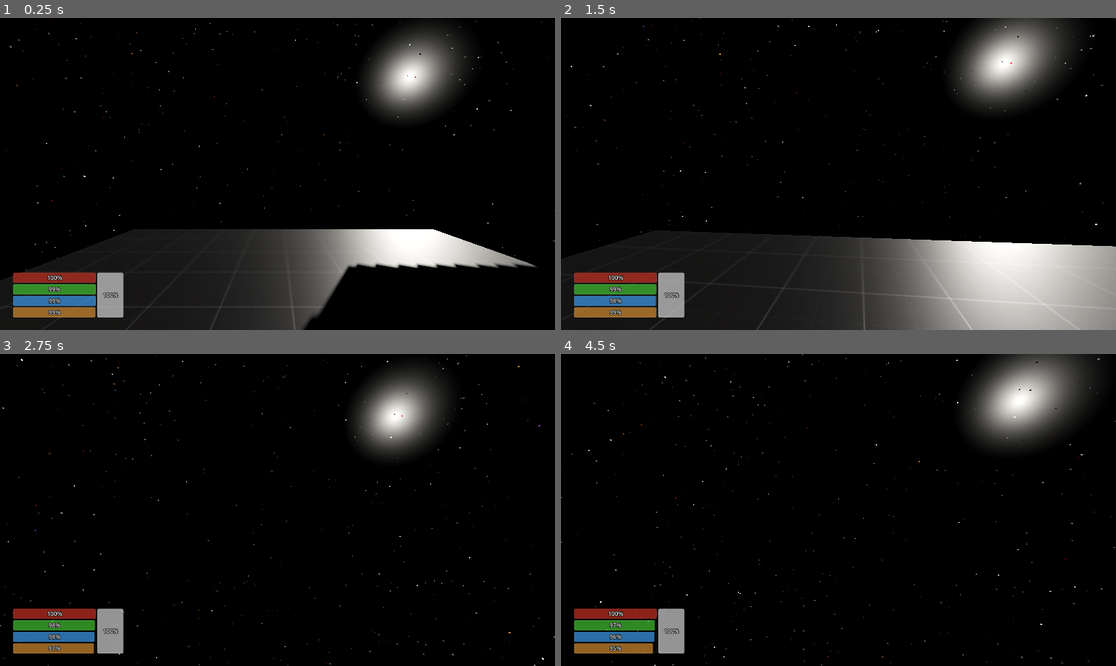
Above: before the commit, frames 1-4 (two rows, left to right).
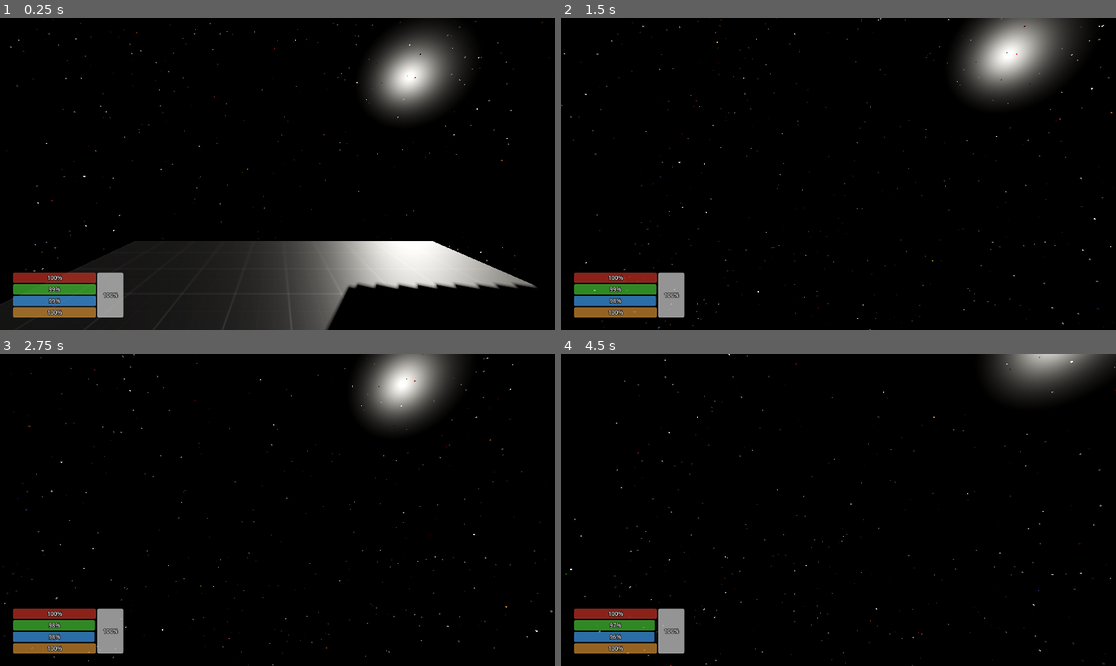
Above: after the commit, the same moments.

Repository: Clagonova/CosmicEchoes
Game: Godot game, scene res://levels/prototype/PrototypeLevel.tscn
The game is run twice, just before and just after one commit, with the same random seed, the same clock (stepped at 60 frames per second) and the same inputs.
Inputs (mouse positions are in pixels of both pictures, inside the frame that each line leads up to):
- Up to frame 1 (0.25 s): no input
- Up to frame 2 (1.5 s): move the mouse to (866, 174) at 0.52 s; hold C (crouch) 0.53-1.28 s; hold W (move_forward) from 0.53 s (still down); tap Space (jump) at 0.77, 1.07 s; tap Shift (sprint) at 0.8, 1.35 s; move the mouse to (810, 174) at 1.27 s
- Up to frame 3 (2.75 s): keep holding W (move_forward); tap Space (jump) at 1.52, 1.55, 1.82 s; move the mouse to (288, 503) at 2.02 s; hold Space (jump) from 2.03 s (still down); tap C (crouch) at 2.3 s
- Up to frame 4 (4.5 s): keep holding W (move_forward); move the mouse to (832, 516) at 2.77 s; release Space (jump) at 2.78 s; tap C (crouch) at 2.85, 4.35 s; tap Space (jump) at 3.02, 3.32, 3.77, 3.8, 4.07 s; tap Shift (sprint) at 3.05 s; move the mouse to (877, 513) at 3.52 s; hold Shift (sprint) 3.53-4.28 s; move the mouse to (794, 506) at 4.27 s

The runs differ from the first frame. In frame 1, 5.7% of the frame differs, in the area x 0-100%, y 0-100%; in frame 2, 22%; in frame 3, 4.8%; in frame 4, 5.4%.

Commit message:
ZeroG Implementation v1
Gravity overhaul with ZeroG, version 1.

Diff:
--- a/levels/prototype/PrototypeLevel.tscn
+++ b/levels/prototype/PrototypeLevel.tscn
@@ -96,3 +96,18 @@
 
 [node name="Player" parent="." instance=ExtResource("1_7wkp4")]
 transform = Transform3D(1, 0, 0, 0, 1, 0, 0, 0, 1, -0.204841, 1.13644, 1.83256)
+walk_speed = 4.0
+run_speed = 7.0
+gravity = 12.0
+accel = 8.0
+decel = 10.0
+min_jump_force = 2.0
+max_jump_force = 3.0
+jump_hold_time = 0.2
+crouch_height = 0.9
+stand_height = 1.8
+crouch_speed = 2.5
+mouse_sens = 0.1
+mouse_smooth = 0.5
+max_sway_angle = 1.75
+sway_speed = 15.0
--- a/project.godot
+++ b/project.godot
@@ -14,10 +14,6 @@
 run/main_scene="uid://6n0eof8k4mvo"
 config/features=PackedStringArray("4.4", "Forward Plus")
 config/icon="res://icon.svg"
-
-[display]
-
-window/size/mode=3
 
 [input]
 
@@ -81,6 +77,11 @@
 "events": [Object(InputEventKey,"resource_local_to_scene":false,"resource_name":"","device":-1,"window_id":0,"alt_press …(189 unchanged characters)…
 ]
 }
+debug_switch_gravity={
+"deadzone": 0.2,
+"events": [Object(InputEventKey,"resource_local_to_scene":false,"resource_name":"","device":-1,"window_id":0,"alt_pressed":false,"shift_pressed":false,"ctrl_pressed":true,"meta_pressed":false,"pressed":false,"keycode":0,"physical_keycode":48,"key_label":0,"unicode":0,"location":0,"echo":false,"script":null)
+]
+}
 
 [rendering]
 
--- a/scenes/player/Player.tscn
+++ b/scenes/player/Player.tscn
@@ -9,21 +9,6 @@
 
 [node name="Player" type="CharacterBody3D"]
 script = ExtResource("1_wr5hl")
-walk_speed = null
-run_speed = null
-gravity = null
-accel = null
-decel = null
-min_jump_force = null
-max_jump_force = null
-jump_hold_time = null
-crouch_height = null
-stand_height = null
-crouch_speed = null
-mouse_sens = null
-mouse_smooth = null
-max_sway_angle = null
-sway_speed = null
 
 [node name="Vitals" parent="." instance=ExtResource("2_4kuee")]
 transform = Transform3D(1, 0, 0, 0, 1, 0, 0, 0, 1, 0, 0.9, 0)
--- a/scenes/player/player.gd
+++ b/scenes/player/player.gd
@@ -20,6 +20,10 @@
 @export var crouch_height := 0.9
 @export var stand_height := 1.8
 @export var crouch_speed := 2.5
+
+# --- Thruster ---
+@export var thruster_force := 18.0
+@export var thruster_oxygen_rate := 8.0
 
 # --- Camera ---
 @export var mouse_sens := 0.1
@@ -39,6 +43,7 @@
 var collision_shape
 var ceiling_check
 var current_height := 0.0
+var is_in_space := true  # ileride gravity system ile değişecek
 
 var yaw := 0.0
 var pitch := 0.0
@@ -77,66 +82,89 @@
 	# --- INPUT ---
 	var input_dir = Input.get_vector("move_left", "move_right", "move_forward", "move_back")
 	var direction = (transform.basis * Vector3(input_dir.x, 0, input_dir.y)).normalized()
-
 	var moving = direction.length() > 0.01
 	var crouch_pressed = Input.is_action_pressed("crouch")
 	var sprint_pressed = Input.is_action_pressed("sprint")
 
+	# --- DEBUG GRAVITY SWITCH ---
+	if Input.is_action_just_pressed("debug_switch_gravity"):
+		is_in_space = not is_in_space
+
 	# --- STATE DETERMINATION ---
-	if not is_on_floor():
-		state = PlayerState.JUMPING
-	elif crouch_pressed or ceiling_check.is_colliding():
-		# Tuşa basılıysa veya kafanda tavan varsa CROUCHING
-		state = PlayerState.CROUCHING
-	elif moving:
-		state = PlayerState.RUNNING if sprint_pressed else PlayerState.WALKING
+	if is_in_space:
+		state = PlayerState.ZEROG
 	else:
-		state = PlayerState.IDLE
-
+		if not is_on_floor():
+			state = PlayerState.JUMPING
+		elif crouch_pressed or ceiling_check.is_colliding():
+			state = PlayerState.CROUCHING
+		elif moving:
+			state = PlayerState.RUNNING if sprint_pressed else PlayerState.WALKING
+		else:
+			state = PlayerState.IDLE
+
+	# --- Fatigue drain ---
 	vitals.apply_fatigue_drain(state, delta)
 
-	# --- SPEED ---
-	var speed = walk_speed
-	match state:
-		PlayerState.RUNNING:
-			speed = run_speed
-		PlayerState.CROUCHING:
-			speed = crouch_speed
-
-	# --- VELOCITY X/Z ---
-	var target_velocity = direction * speed
-	velocity.x = lerp(velocity.x, target_velocity.x, accel * delta if moving else decel * delta)
-	velocity.z = lerp(velocity.z, target_velocity.z, accel * delta if moving else decel * delta)
-
-	# --- JUMP ---
-	if is_on_floor():
-		velocity_y = 0.0
-		jumping = false
-		jump_timer = 0.0
-
-		if Input.is_action_just_pressed("jump") and state != PlayerState.CROUCHING:
-			# sadece CROUCHING değilken zıpla
-			velocity_y = min_jump_force
-			jumping = true
+	# --- MOVEMENT ---
+	if state == PlayerState.ZEROG:
+		# ZeroG thruster kontrolü
+		var thrust_input = Vector3.ZERO
+		thrust_input += direction
+		if Input.is_action_pressed("jump"): # yukarı
+			thrust_input.y += 1.0
+		if crouch_pressed: # aşağı
+			thrust_input.y -= 1.0
+
+		if thrust_input.length() > 0.01:
+			velocity += thrust_input.normalized() * thruster_force * delta
+			# burada vitals.oxygen drain eklenebilir
+		else:
+			velocity = lerp(velocity, Vector3.ZERO, delta * 0.5)
+
 	else:
-		velocity_y -= gravity * delta
-
-	if jumping and Input.is_action_pressed("jump") and jump_timer < jump_hold_time:
-		var t = jump_timer / jump_hold_time
-		var extra_force = lerp(min_jump_force, max_jump_force, t)
-		velocity_y = extra_force
-		jump_timer += delta
-
-	velocity.y = velocity_y
-
-	# --- CROUCH HEIGHT & HEAD POSITION ---
-	var target_height = stand_height if state != PlayerState.CROUCHING else crouch_height
-	current_height = lerp(current_height, target_height, delta * 10.0)
-	collision_shape.shape.height = current_height
-	collision_shape.position.y = current_height / 2.0
-
-	var target_head_pos = Vector3(0, 1.6, 0) if state != PlayerState.CROUCHING else Vector3(0, 0.9, 0)
-	head.position = head.position.lerp(target_head_pos, delta * 10.0)
+		# --- SPEED ---
+		var speed = walk_speed
+		match state:
+			PlayerState.RUNNING:
+				speed = run_speed
+			PlayerState.CROUCHING:
+				speed = crouch_speed
+
+		# --- VELOCITY X/Z ---
+		var target_velocity = direction * speed
+		velocity.x = lerp(velocity.x, target_velocity.x, accel * delta if moving else decel * delta)
+		velocity.z = lerp(velocity.z, target_velocity.z, accel * delta if moving else decel * delta)
+
+		# --- JUMP ---
+		if is_on_floor():
+			velocity_y = 0.0
+			jumping = false
+			jump_timer = 0.0
+
+			if Input.is_action_just_pressed("jump") and state != PlayerState.CROUCHING:
+				velocity_y = min_jump_force
+				jumping = true
+		else:
+			velocity_y -= gravity * delta
+
+		if jumping and Input.is_action_pressed("jump") and jump_timer < jump_hold_time:
+			var t = jump_timer / jump_hold_time
+			var extra_force = lerp(min_jump_force, max_jump_force, t)
+			velocity_y = extra_force
+			jump_timer += delta
+
+		velocity.y = velocity_y
+
+	# --- CROUCH HEIGHT ---
+	if state != PlayerState.ZEROG:
+		var target_height = stand_height if state != PlayerState.CROUCHING else crouch_height
+		current_height = lerp(current_height, target_height, delta * 10.0)
+		collision_shape.shape.height = current_height
+		collision_shape.position.y = current_height / 2.0
+
+		var target_head_pos = Vector3(0, 1.6, 0) if state != PlayerState.CROUCHING else Vector3(0, 0.9, 0)
+		head.position = head.position.lerp(target_head_pos, delta * 10.0)
 
 	# --- SWAY ---
 	var lateral_velocity = velocity.dot(transform.basis.x)
@@ -170,6 +198,9 @@
 		PlayerState.JUMPING:
 			target_breath_speed = 1.8
 			target_breath_amplitude = 0.04
+		PlayerState.ZEROG:
+			target_breath_speed = 1.5
+			target_breath_amplitude = 0.035
 
 	current_breath_speed = lerp(current_breath_speed, target_breath_speed, delta * 2.0)
 	current_breath_amplitude = lerp(current_breath_amplitude, target_breath_amplitude, delta * 2.0)
--- a/scenes/player/player_states.gd
+++ b/scenes/player/player_states.gd
@@ -3,5 +3,6 @@
 	WALKING,
 	RUNNING,
 	CROUCHING,
-	JUMPING
+	JUMPING,
+	ZEROG
 }
--- a/scenes/player/vitals.gd
+++ b/scenes/player/vitals.gd
@@ -2,16 +2,21 @@
 
 const PlayerState = preload("res://scenes/player/player_states.gd").PlayerState
 
-# Temel hayatta kalma değerleri
+signal oxygen_depleted
+signal oxygen_low(new_value: float)
+
+# --- Temel hayatta kalma değerleri
 @export var max_health := 100.0
 @export var max_hunger := 100.0
 @export var max_thirst := 100.0
 @export var max_fatigue := 100.0
+@export var max_oxygen := 100.0
 
 var health := max_health
 var hunger := max_hunger
 var thirst := max_thirst
 var fatigue := max_fatigue
+var oxygen := max_oxygen
 
 # Harcama oranları
 @export var fatigue_idle_drain := 0.1
@@ -19,49 +24,70 @@
 @export var fatigue_run_drain := 1.0
 @export var fatigue_jump_drain := 1.3
 @export var fatigue_crouch_drain := 0.25
+@export var oxygen_vacuum_drain := 0.0
 
-# Değer değişim hızları (her saniye)
+# Decay/recovery
 @export var hunger_decay_rate := 0.5
 @export var thirst_decay_rate := 0.7
-@export var fatigue_recovery_rate := 10
+@export var fatigue_recovery_rate := 10.0
+@export var oxygen_recovery_rate := 10.0
 
-# Durum güncellemesi
+# Çalışma flagleri
+var in_habitat := false  # gemi içi, oksijen takviyesi olan alan
+var oxygen_low_threshold := 0.15  # %15 altına düşerse "low" sinyali
+
+
 func _process(delta):
-	# Açlık ve susuzluk azalışı
-	hunger = max(hunger - hunger_decay_rate * delta, 0)
-	thirst = max(thirst - thirst_decay_rate * delta, 0)
+	# Açlık / susuzluk
+	hunger = max(hunger - hunger_decay_rate * delta, 0.0)
+	thirst = max(thirst - thirst_decay_rate * delta, 0.0)
 
-	# Eğer açlık veya susuzluk sıfırsa sağlığı azalt
-	if hunger <= 0 or thirst <= 0:
-		health = max(health - 5.0 * delta, 0)
+	# Sağlık düşürme (açlık veya susuzluk kritikse)
+	if hunger <= 0.0 or thirst <= 0.0:
+		health = max(health - 5.0 * delta, 0.0)
 
+	# Oksijen: habitatta dol, dışarıdaysa pasif drain (opsiyonel)
+	if in_habitat:
+		if oxygen < max_oxygen:
+			oxygen = min(oxygen + oxygen_recovery_rate * delta, max_oxygen)
+	else:
+		if oxygen_vacuum_drain > 0.0:
+			oxygen = max(oxygen - oxygen_vacuum_drain * delta, 0.0)
+
+	# Oksijen bittiğinde sağlık azalabilir (isteğe göre ayarla)
+	if oxygen <= 0.0:
+		health = max(health - 10.0 * delta, 0.0)  # oksijen bittiğinde zarar
+
+	# Basit fatigue recovery (örnek: durunca geri dolar)
+	#if fatigue < max_fatigue:
+	#	fatigue = min(fatigue + fatigue_recovery_rate * delta, max_fatigue)
+
+
+# --- Fatigue / stamina API (senin mevcut fonksiyonları korudum)
 func apply_fatigue_drain(state, delta):
 	match state:
 		PlayerState.WALKING:
-			fatigue = max(fatigue - fatigue_walk_drain * delta, 0)
+			fatigue = max(fatigue - fatigue_walk_drain * delta, 0.0)
 		PlayerState.RUNNING:
-			fatigue = max(fatigue - fatigue_run_drain * delta, 0)
+			fatigue = max(fatigue - fatigue_run_drain * delta, 0.0)
 		PlayerState.CROUCHING:
-			fatigue = max(fatigue - fatigue_crouch_drain * delta, 0)
+			fatigue = max(fatigue - fatigue_crouch_drain * delta, 0.0)
 		PlayerState.JUMPING:
-			fatigue = max(fatigue - fatigue_jump_drain * delta, 0)
+			fatigue = max(fatigue - fatigue_jump_drain * delta, 0.0)
 		_:
 			pass
 
-# Genel değerleri diğer node’lara ya da UI’ya çekmek için getterler
 func get_health() -> float:
 	return health
-
 func get_hunger() -> float:
 	return hunger
-
 func get_thirst() -> float:
 	return thirst
-
 func get_fatigue() -> float:
 	return fatigue
+func get_oxygen() -> float:
+	return oxygen
 
-# Player hareketinden veya olaylardan tetiklenen değişiklikler
 func consume_food(amount: float):
 	hunger = min(hunger + amount, max_hunger)
 
@@ -69,7 +95,33 @@
 	thirst = min(thirst + amount, max_thirst)
 
 func use_fatigue(amount: float):
-	fatigue = max(fatigue - amount, 0)
+	fatigue = max(fatigue - amount, 0.0)
+
+# --- Oksijen API ---
+# amount: miktar (ör. thruster_oxygen_rate * delta)
+# döndürür: gerçekte kullanılan miktar (böylece Player kalan miktarı biliyor)
+func use_oxygen(amount: float) -> float:
+	if amount <= 0.0:
+		return 0.0
+	var used = min(amount, oxygen)
+	oxygen -= used
+	# sinyaller
+	if oxygen <= 0.0:
+		oxygen = 0.0
+		emit_signal("oxygen_depleted")
+	elif oxygen / max_oxygen <= oxygen_low_threshold:
+		emit_signal("oxygen_low", oxygen)
+	return used
+
+func can_consume_oxygen(amount: float) -> bool:
+	return oxygen >= amount
+
+func refill_oxygen(amount: float):
+	oxygen = min(oxygen + amount, max_oxygen)
+
+func set_in_habitat(enabled: bool):
+	in_habitat = enabled
+
 
 func _input(event):
 	# Fill health
